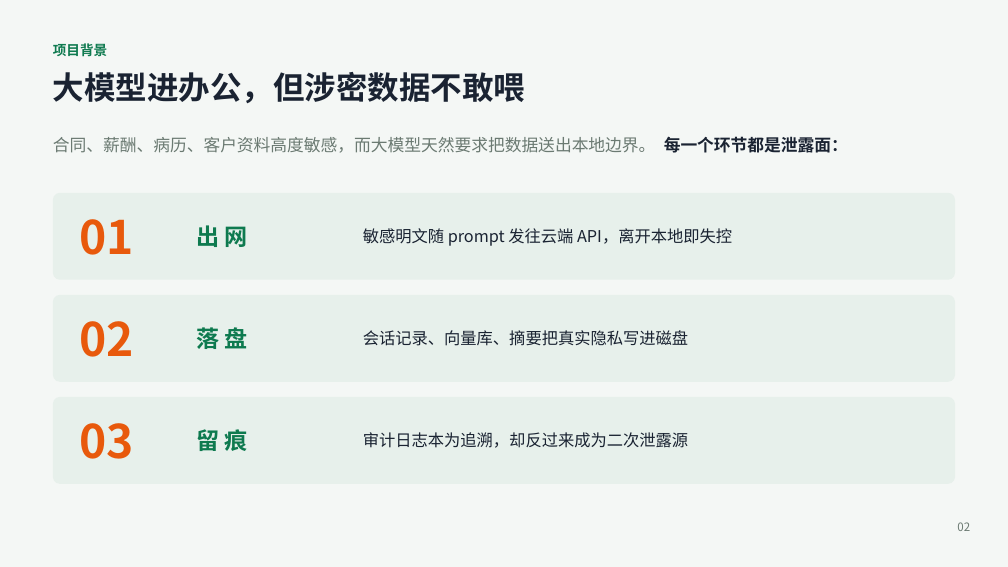
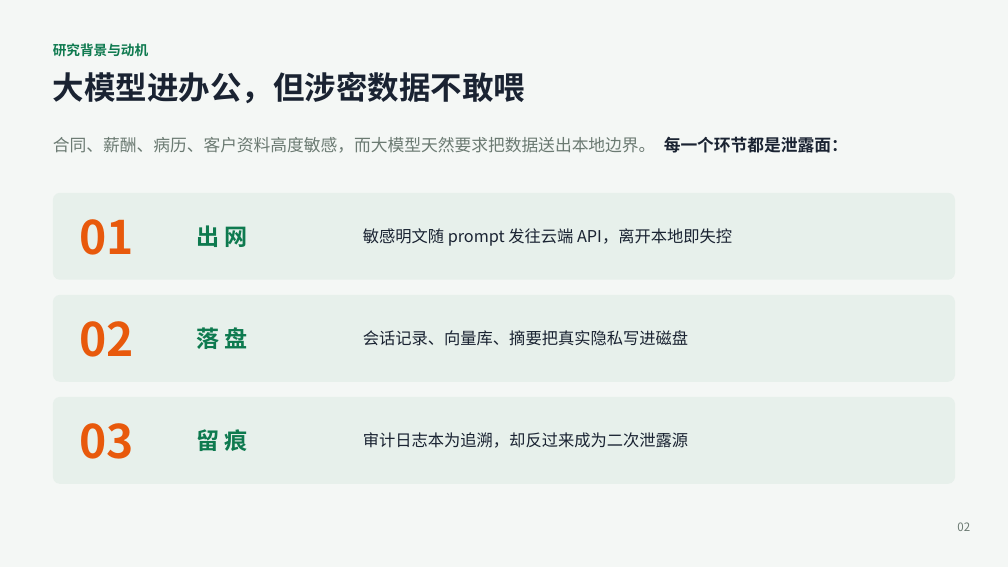
Before and after one commit to Andysun06/yindun-agent, a slide deck: slide 2 of 隐盾安全智能体_项目汇报.pptx. Drawn at 1008x567 pixels with LibreOffice and Linux fonts; fonts in the diff are those of the drawing. Boxes give left, top, right and bottom in pixels: in the first picture for what was removed or moved away, otherwise in the second. Text is boxed around its words. In the diff, an @@ line names an element or a change of style, - is before the commit and + after.

Commit message:
按评审意见强化：新增隐私攻防评测 + 技术报告重构（动机/挑战/算法形式化/威胁模型/攻击实验）
- privacy_eval.py：可复现的黑盒/白盒/还原劫持/提示注入/无密钥 8 项攻击实验
  结果(13篇/41实体)：召回100%·明文泄露0·误报0·还原100%·劫持0/500·持久化0命中
- 引擎增强：审计 _mask_text 复用完整脱敏管线(修复审计预览弱于主链路)；
  人名识别补全办公/医疗/金融角色触发词(员工/患者/参会人等)
- 技术报告(原参赛报告重构)：去参赛框架，补动机·挑战·脱敏算法形式化·威胁模型·攻击实验结果
- 汇报PPT 16页：新增关键挑战页+攻击实验结果页，隐私网关页加形式化，去参赛措辞
- 使用说明去参赛措辞；md2pdf.py 可复用转换脚本；安装包重编译

```diff
--- a/隐盾安全智能体_项目汇报.pptx
+++ b/隐盾安全智能体_项目汇报.pptx
@@ text at box(53, 43, 148, 57): text changed @@
-项目背景
+研究背景与动机
```
Also in this commit, not shown: 13 other slides changed, 2 slides added, 11 other files.
